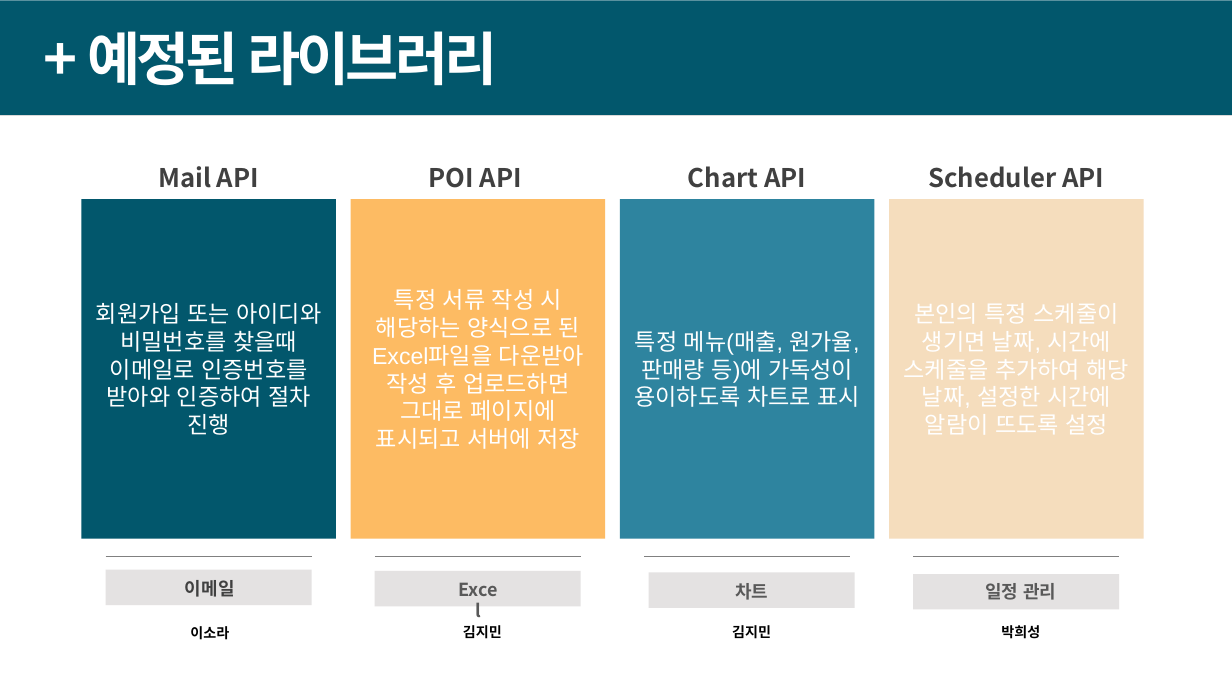
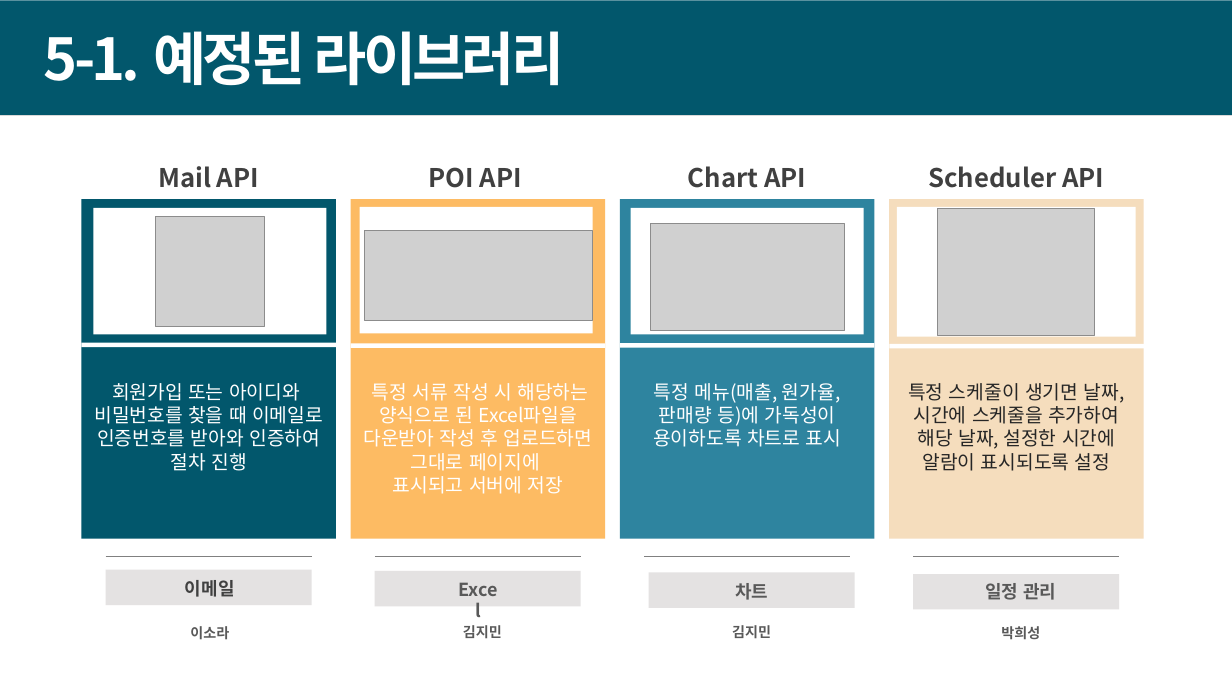
Before and after one commit to dw-final-project/dwFinal, a slide deck: slide 7 of dw 최종 프로젝트 착수 발표 ppt.pptx (slide 9 before the commit). Drawn at 1232x693 pixels with LibreOffice and Linux fonts; fonts in the diff are those of the drawing; grey boxes stand for pictures. Boxes give left, top, right and bottom in pixels: in the first picture for what was removed or moved away, otherwise in the second. Text is boxed around its words. In the diff, an @@ line names an element or a change of style, - is before the commit and + after.

```diff
--- a/dw 최종 프로젝트 착수 발표 ppt.pptx
+++ b/dw 최종 프로젝트 착수 발표 ppt.pptx
@@ text at (44, 31, 564, 86): text changed @@
-+ 예정된 라이브러리
+5-1. 예정된 라이브러리
@@ rectangle added at (93, 208, 326, 335), fill #FFFFFF @@
@@ rectangle added at (360, 207, 592, 334), fill #FFFFFF @@
@@ rectangle "특정 메뉴(매출, 원가율, 판매량 등)에 ..." at (620, 200, 874, 539): size 18 to 15 pt, font Arial to Noto Sans CJK KR @@
@@ rectangle added at (631, 208, 864, 335), fill #FFFFFF @@
@@ rectangle added at (897, 207, 1136, 337), fill #FFFFFF @@
@@ picture added at (938, 208, 1094, 335) @@
@@ picture added at (155, 217, 264, 327) @@
@@ picture added at (364, 230, 592, 320) @@
@@ picture added at (651, 224, 845, 330) @@
@@ rectangle added at (81, 343, 335, 348), fill #FFFFFF @@
@@ rectangle added at (351, 344, 605, 348), fill #FFFFFF @@
@@ rectangle added at (620, 343, 874, 348), fill #FFFFFF @@
@@ rectangle added at (890, 344, 1144, 348), fill #FFFFFF @@
@@ text in rectangle at (94, 383, 323, 471): text changed; size 18 to 15 pt; font Arial to Noto Sans CJK KR @@
-회원가입 또는 아이디와 비밀번호를 찾을때 이메일로 인증번호를 받아와 인증하여 절차 진행
+회원가입 또는 아이디와
+비밀번호를 찾을 때 이메일로 인증번호를 받아와 인증하여 절차 진행
@@ text in rectangle at (364, 383, 592, 494): text changed; size 18 to 15 pt; font Arial to Noto Sans CJK KR @@
-특정 서류 작성 시 해당하는 양식으로 된 Excel파일을 다운받아 작성 후 업로드하면 그대로 페이지에 표시되고 서버에 저장
+특정 서류 작성 시 해당하는 양식으로 된 Excel파일을 다운받아 작성 후 업로드하면 그대로 페이지에
+표시되고 서버에 저장
@@ text in rectangle at (908, 383, 1125, 471): text added @@
+특정 스케줄이 생기면 날짜, 시간에 스케줄을 추가하여 해당 날짜, 설정한 시간에 알람이 표시되도록 설정
@@ text colour #000000 to #595959 in 4 elements at (190, 626, 229, 640), (463, 625, 502, 639), (732, 625, 771, 639), (1001, 626, 1040, 640) @@
```
Also in this commit, not shown: 9 other slides changed, 5 slides added.
